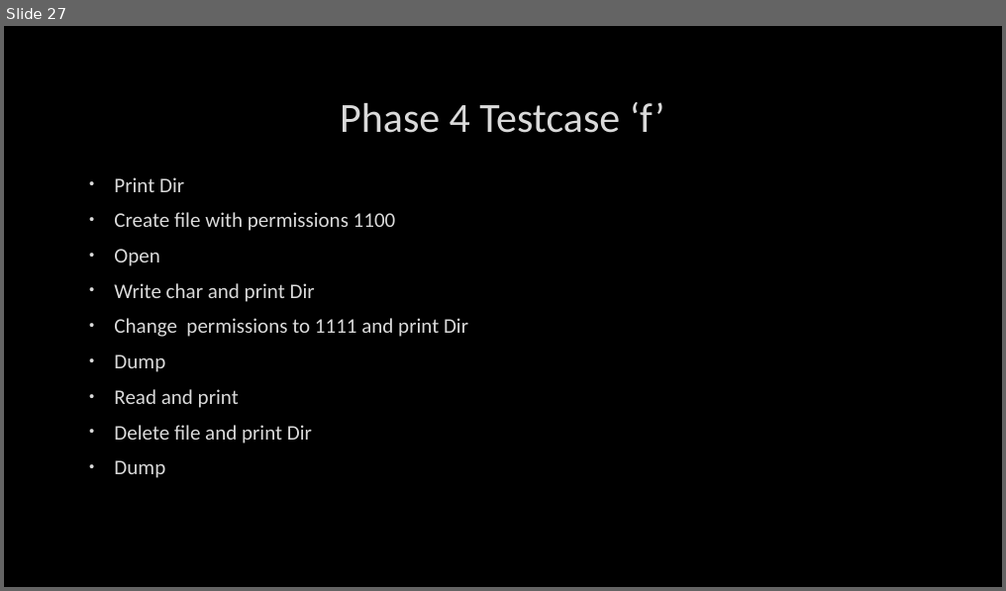
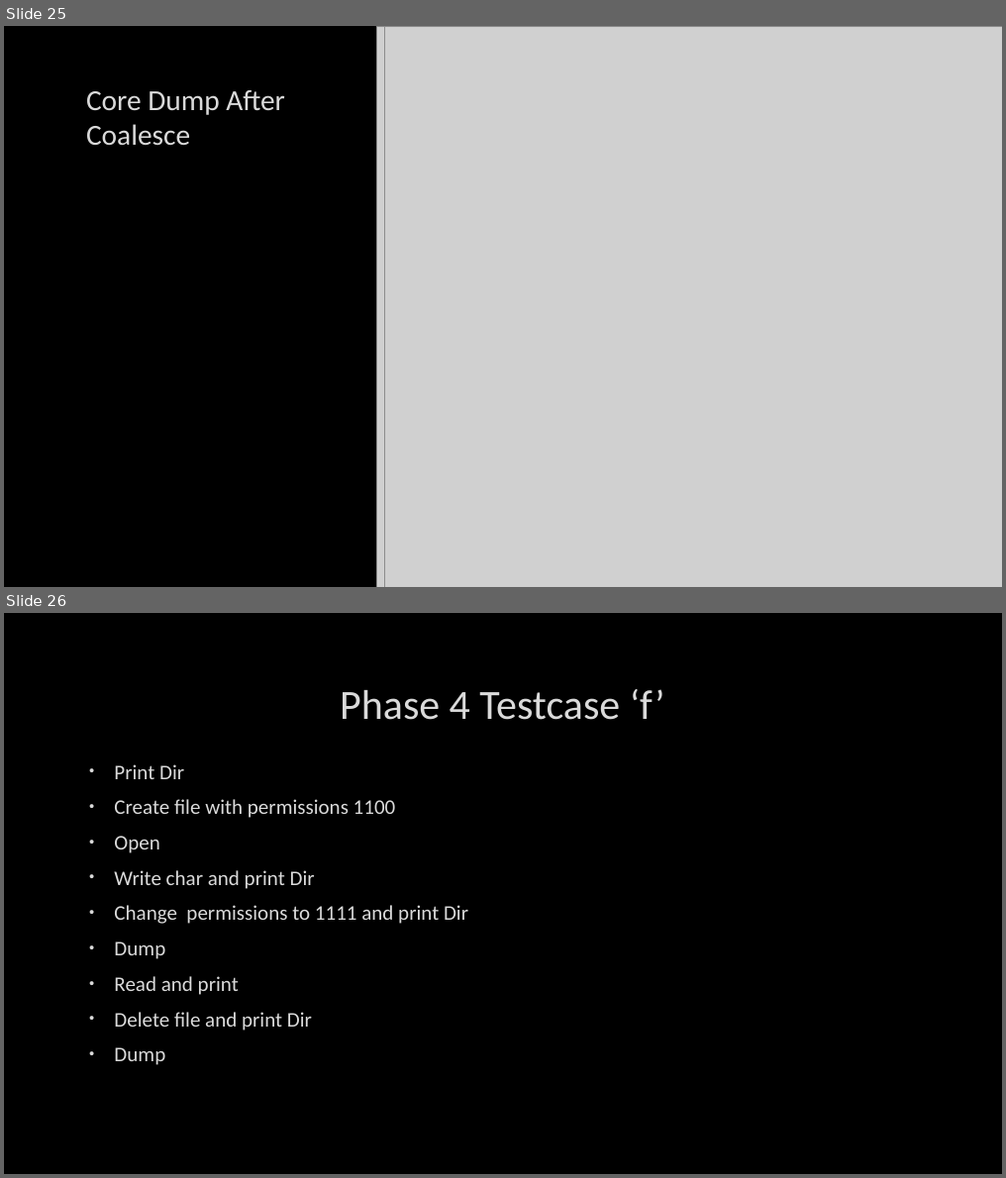
Before and after one commit to Drake-W/Ultima-2-Simulated-Operating-System, a slide deck: phase5 presentation.pptx. Shown one above the other, each under a label of ours: slide 27 before the commit, slides 25 and 26 after it. The pictures are 1006x591 and 1006x1178 pixels, drawn with LibreOffice and Linux fonts; fonts in the diff are those of the drawing; grey boxes stand for pictures; background and template pictures are left out. Boxes give left, top, right and bottom in pixels: in the first picture for what was removed or moved away, otherwise in the second. Text is boxed around its words. In the diff, an @@ line names an element or a change of style, - is before the commit and + after.

```diff
--- a/phase5 presentation.pptx
+++ b/phase5 presentation.pptx
@@ slide 25 added at (x1=4, y1=26, x2=1002, y2=587), background picture (left out) @@
@@ picture added at (x1=377, y1=26, x2=1002, y2=587) @@
@@ picture added at (x1=385, y1=26, x2=1002, y2=587) @@
@@ title added at (x1=86, y1=90, x2=285, y2=145), 28 pt, text #DADADA @@
+Core Dump After Coalesce
@@ what was slide 27 is now slide 26 @@
```
Also in this commit, not shown: 3 other slides added, 4 slides removed, 2 other files.
